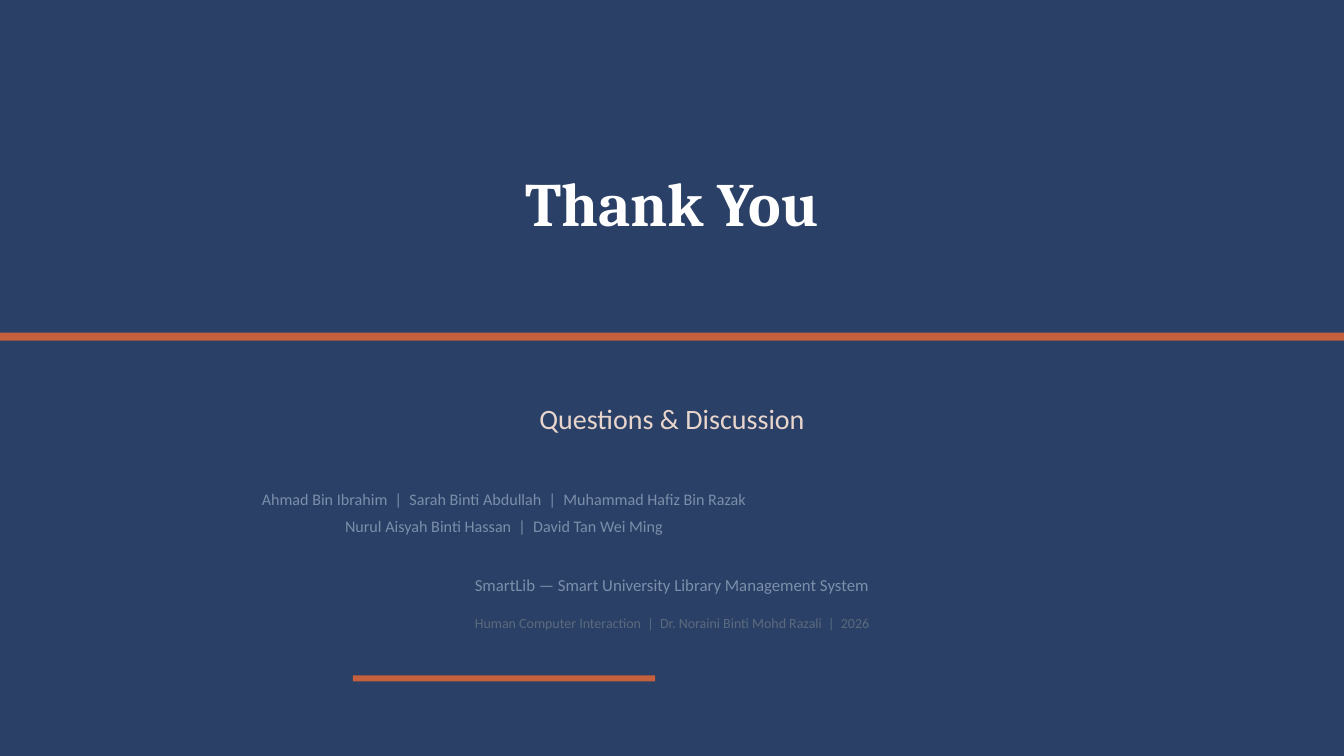
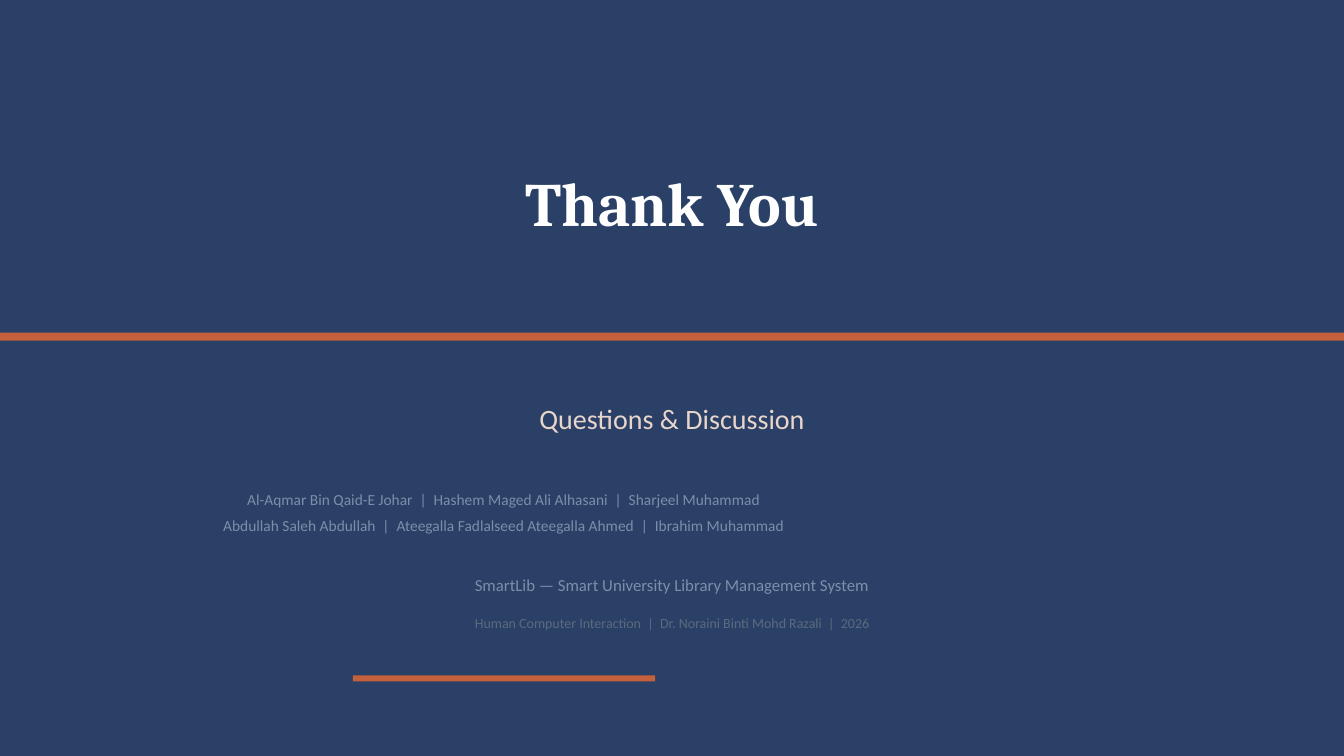
Before and after one commit to alaqmar-ai/Library-System, a slide deck: slide 19 of Human Computer Interaction Assignment/HCI_Presentation.pptx. Drawn at 1344x756 pixels with LibreOffice and Linux fonts; fonts in the diff are those of the drawing. Boxes give left, top, right and bottom in pixels: in the first picture for what was removed or moved away, otherwise in the second. Text is boxed around its words. In the diff, an @@ line names an element or a change of style, - is before the commit and + after.

```diff
--- a/Human Computer Interaction Assignment/HCI_Presentation.pptx
+++ b/Human Computer Interaction Assignment/HCI_Presentation.pptx
@@ text at (223,494,784,534): text changed; size 11.5 to 11 pt @@
-Ahmad Bin Ibrahim | Sarah Binti Abdullah | Muhammad Hafiz Bin Razak
-Nurul Aisyah Binti Hassan | David Tan Wei Ming
+Al-Aqmar Bin Qaid-E Johar | Hashem Maged Ali Alhasani | Sharjeel Muhammad
+Abdullah Saleh Abdullah | Ateegalla Fadlalseed Ateegalla Ahmed | Ibrahim Muhammad
```
Also in this commit, not shown: 1 other slide changed, 8 other files.
